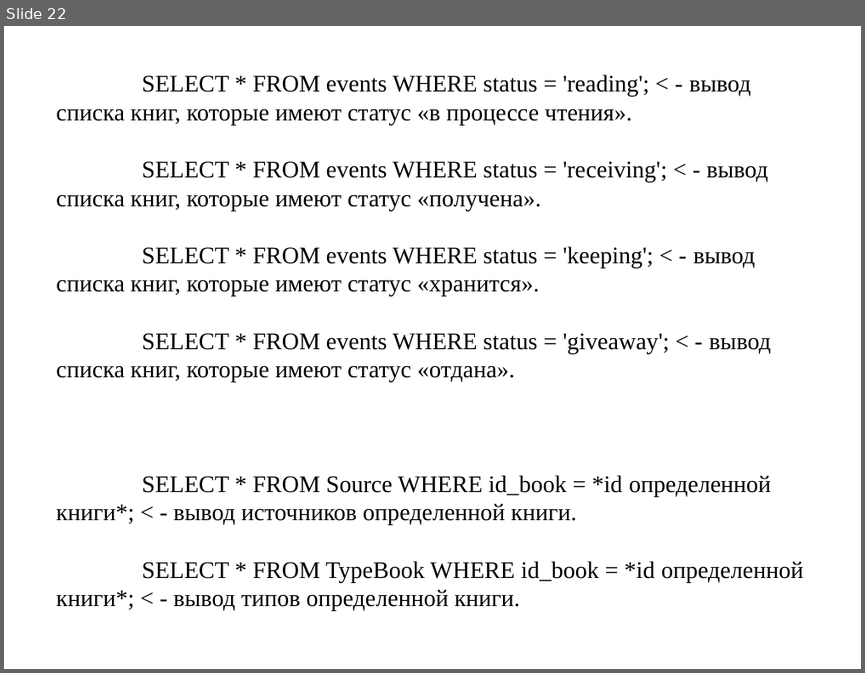
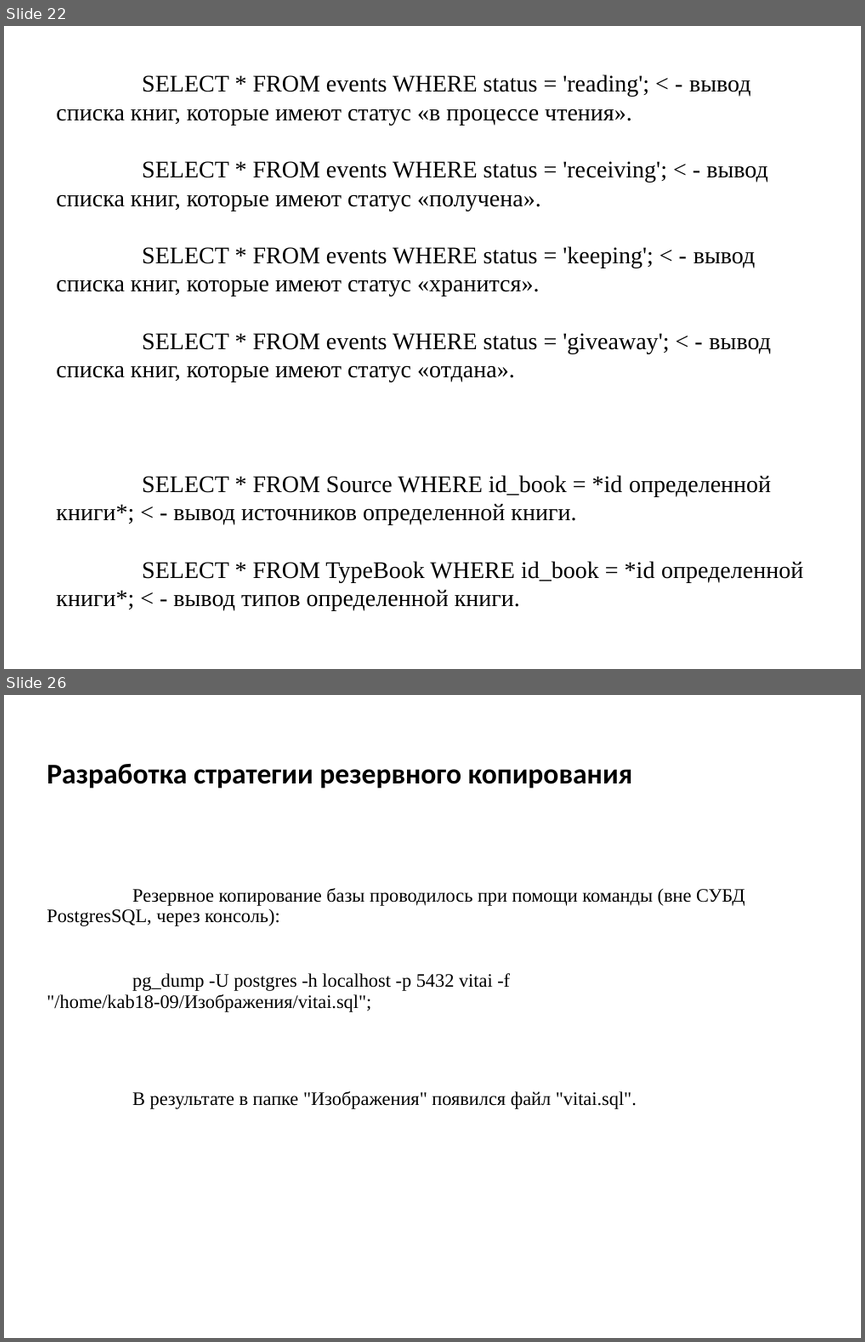
Before and after one commit to VividPhoenixGame/Kursovaya_Pungin, a slide deck: БД для домашней библиотеки.pptx. Shown one above the other, each under a label of ours: slide 22 before the commit, slides 22 and 26 after it; the slides between them are not shown. The pictures are 865x673 and 865x1342 pixels, drawn with LibreOffice and Linux fonts; fonts in the diff are those of the drawing. Boxes give left, top, right and bottom in pixels: in the first picture for what was removed or moved away, otherwise in the second. Text is boxed around its words. In the diff, an @@ line names an element or a change of style, - is before the commit and + after.

```diff
--- a/БД для домашней библиотеки.pptx
+++ b/БД для домашней библиотеки.pptx
@@ slide 26 added at <box>4,695,861,1338</box>, background #FFFFFF @@
@@ text added at <box>46,764,633,789</box>, 24 pt, text #000000, bold @@
+Разработка стратегии резервного копирования
@@ text added at <box>46,888,745,1109</box>, 16 pt, text #000000 @@
+Резервное копирование базы проводилось при помощи команды (вне СУБД PostgresSQL, через консоль):
+pg_dump -U postgres -h localhost -p 5432 vitai -f "/home/kab18-09/Изображения/vitai.sql";
+В результате в папке "Изображения" появился файл "vitai.sql".
```
Also in this commit, not shown: 8 slides changed.
